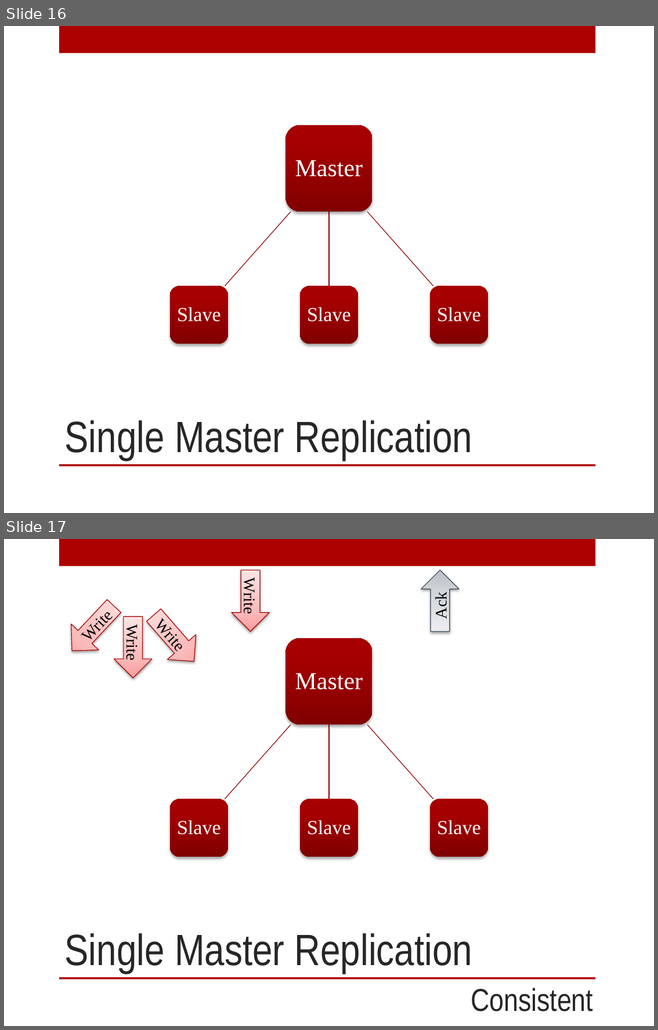
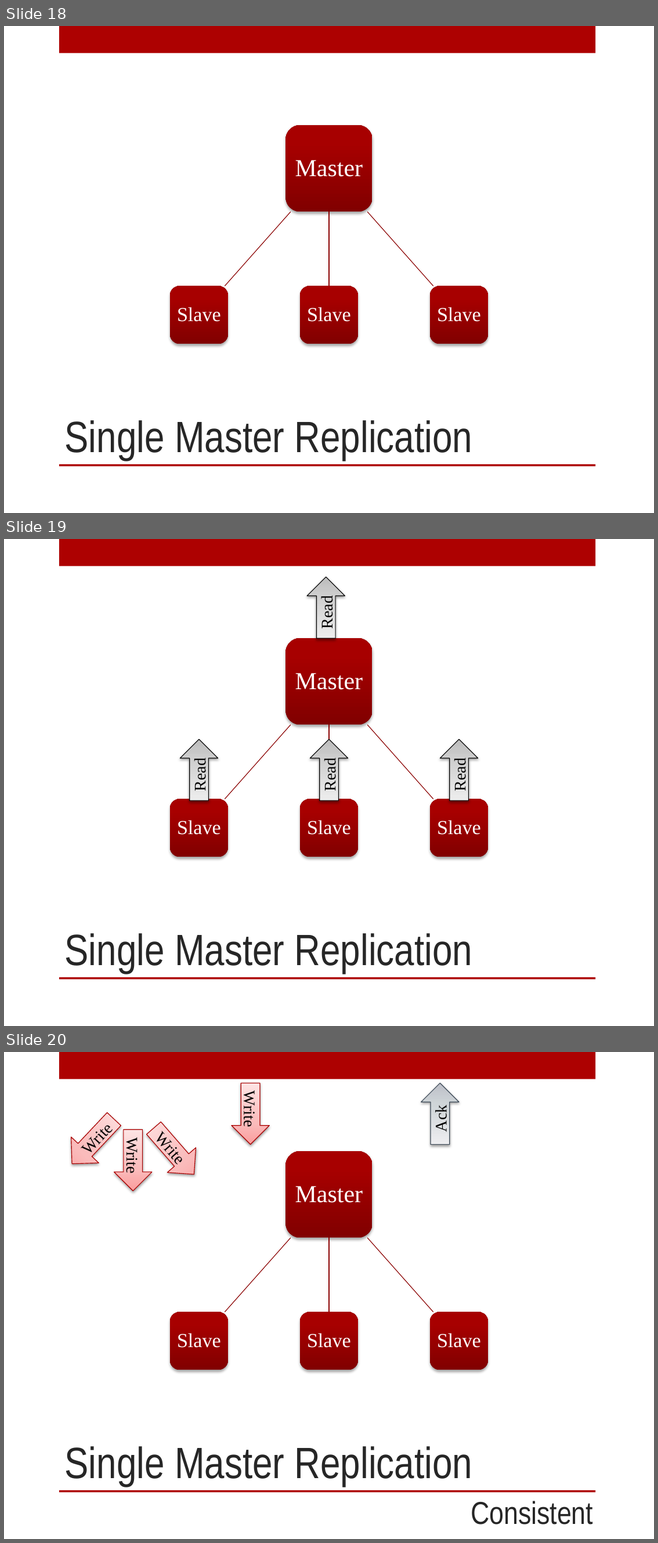
Before and after one commit to digitalBush/nosql-smackdown-talk, a slide deck: nosql-smackdown.pptx. Shown one above the other, each under a label of ours: slides 16 and 17 before the commit, slides 18, 19 and 20 after it. The pictures are 658x1030 and 658x1543 pixels, drawn with LibreOffice and Linux fonts; fonts in the diff are those of the drawing. Boxes give left, top, right and bottom in pixels: in the first picture for what was removed or moved away, otherwise in the second. Text is boxed around its words. In the diff, an @@ line names an element or a change of style, - is before the commit and + after.

```diff
--- a/nosql-smackdown.pptx
+++ b/nosql-smackdown.pptx
@@ slide 19 added at (x1=4, y1=539, x2=654, y2=1026), background #FFFFFF; not listed: 2 template elements that a slide beside it also shows @@
@@ down arrow added at (x1=307, y1=577, x2=344, y2=638), fill gradient #BDBDBD to #D1D1D1 to #EEEEEE, outline #000000 0.75 pt, 18 pt, text #000000 @@
+Read
@@ down arrow added at (x1=180, y1=739, x2=217, y2=800), fill gradient #BDBDBD to #D1D1D1 to #EEEEEE, outline #000000 0.75 pt, 18 pt, text #000000 @@
+Read
@@ down arrow added at (x1=310, y1=739, x2=347, y2=800), fill gradient #BDBDBD to #D1D1D1 to #EEEEEE, outline #000000 0.75 pt, 18 pt, text #000000 @@
+Read
@@ down arrow added at (x1=440, y1=739, x2=477, y2=800), fill gradient #BDBDBD to #D1D1D1 to #EEEEEE, outline #000000 0.75 pt, 18 pt, text #000000 @@
+Read
@@ group added at (x1=170, y1=638, x2=487, y2=857): 4 rounded rectangles, 4 texts, 3 freeform shapes @@
+Master
+Slave
+Slave
+Slave
@@ title added at (x1=65, y1=933, x2=473, y2=974), 48.6 pt, text #262626 @@
+Single Master Replication
@@ what was slide 16 is now slide 18 @@
@@ what was slide 17 is now slide 20 @@
```
Also in this commit, not shown: 5 other slides added.
